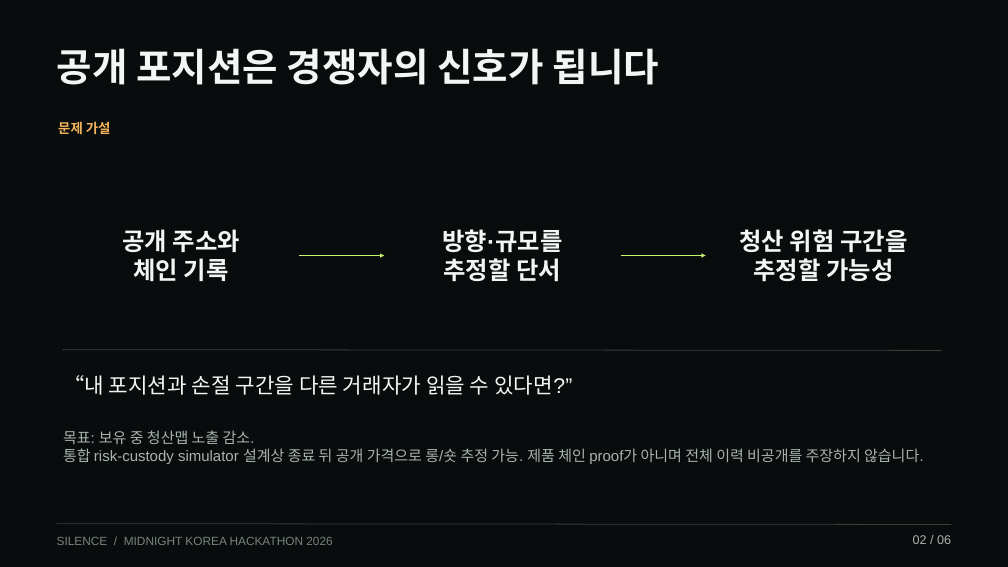
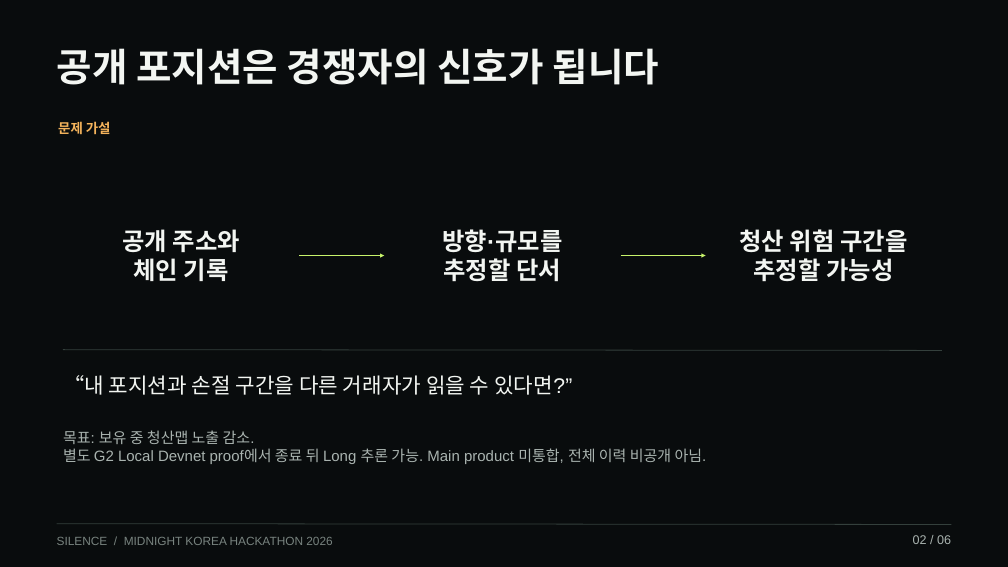
Before and after one commit to diveyreadytodive-star/midnight-fair-launch, a slide deck: slide 2 of artifacts/output/SILENCE-Midnight-Korea-Hackathon-2026.pptx. Drawn at 1008x567 pixels with LibreOffice and Linux fonts; fonts in the diff are those of the drawing. Boxes give left, top, right and bottom in pixels: in the first picture for what was removed or moved away, otherwise in the second. Text is boxed around its words. In the diff, an @@ line names an element or a change of style, - is before the commit and + after.

```diff
--- a/artifacts/output/SILENCE-Midnight-Korea-Hackathon-2026.pptx
+++ b/artifacts/output/SILENCE-Midnight-Korea-Hackathon-2026.pptx
@@ text at [63, 448, 707, 464]: text changed @@
-통합 risk-custody simulator 설계상 종료 뒤 공개 가격으로 롱/숏 추정 가능. 제품 체인 proof가 아니며 전체 이력 비공개를 주장하지 않습니다.
+별도 G2 Local Devnet proof에서 종료 뒤 Long 추론 가능. Main product 미통합, 전체 이력 비공개 아님.
```
Also in this commit, not shown: 1 other slide changed, 1 slide added, 1 slide removed, 14 other files.
